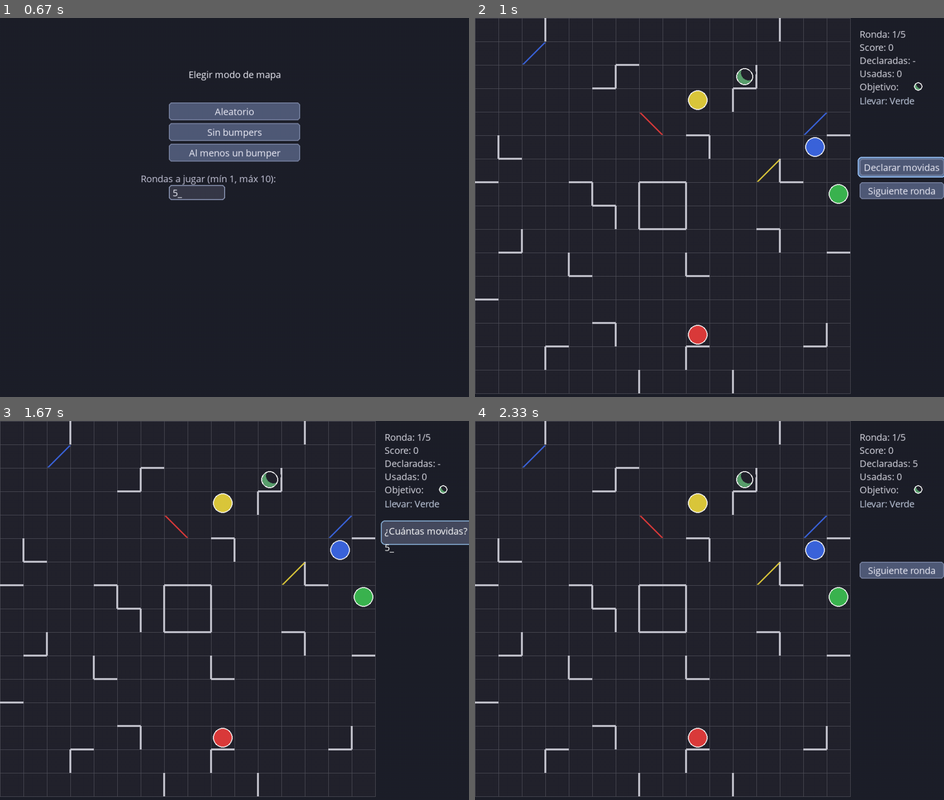
Above: before the commit, frames 1-4 (two rows, left to right).
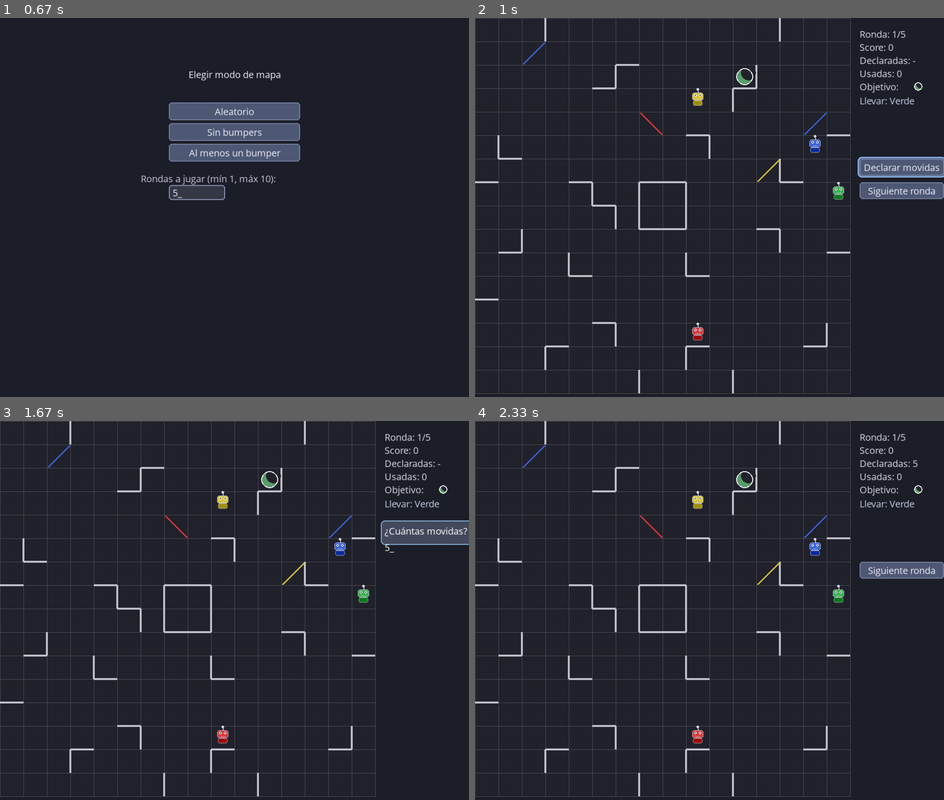
Above: after the commit, the same moments.

Repository: Pianowalker/ricochet-robots-cli
Game: pygame game, started from src/ricochet/gui/main.py
Same seed, same stepped clock (60 frames per second), same inputs: the game is played once before the commit and once after it.
Inputs (mouse positions are in pixels of both pictures, inside the frame that each line leads up to):
- Up to frame 1 (0.67 s): click "Jugar" at 0.38 s
- Up to frame 2 (1 s): click "Aleatorio" at 0.72 s
- Up to frame 3 (1.67 s): click "Declarar movidas" at 1.05 s; type "ann" at 1.33 s
- Up to frame 4 (2.33 s): tap Enter at 1.67 s; click (564, 701) at 1.93 s

Frame 1 is identical in both runs. In frame 2, 0.6% of the frame differs, in the area x 45-80%, y 18-87%; in frame 3, 0.6%; in frame 4, 0.6%.

Commit message:
fix/selection bug

Diff:
--- a/src/ricochet/gui/input_handler.py
+++ b/src/ricochet/gui/input_handler.py
@@ -102,19 +102,22 @@
                     if robot.position == (row, col):
                         robot_here = color
                         break
-                if self.pending_click_for_direction and self.selected_robot_color and self.selected_robot_color in robots:
-                    # Segundo click: celda indica dirección (Control 3)
+                if robot_here and robot_here != self.selected_robot_color:
+                    # Click sobre otro robot: cambiar selección
+                    self.selected_robot_color = robot_here
+                    self.pending_click_for_direction = True
+                elif self.pending_click_for_direction and self.selected_robot_color and self.selected_robot_color in robots:
+                    # Click en celda vacía con robot seleccionado: mover en esa dirección
                     from_cell = robots[self.selected_robot_color].position
                     direction = get_direction_from_cells(from_cell, (row, col))
                     if direction:
                         actions.append(("move", self.selected_robot_color, direction))
-                    self.pending_click_for_direction = False
-                    # Mantener robot seleccionado para poder hacer más movidas sin volver a clicar
+                    # Mantener pending para poder seguir moviendo sin re-seleccionar
                 elif robot_here:
-                    # Seleccionar robot (o cambiar a otro); se mantiene hasta elegir otro
+                    # Primer click sobre un robot sin selección previa
                     self.selected_robot_color = robot_here
                     self.pending_click_for_direction = True
-                # Clic en celda vacía: no deseleccionar (mantener selección hasta elegir otro robot)
+                # Clic en celda vacía sin selección: no hacer nada
 
         return actions
 
--- a/src/ricochet/gui/renderer.py
+++ b/src/ricochet/gui/renderer.py
@@ -182,6 +182,47 @@
     _draw_target_shape(surface, px, py, target.symbol, (255, 255, 255), radius + 2, width=2)
 
 
+def _draw_robot_shape(
+    surface: pygame.Surface,
+    px: float,
+    py: float,
+    fill: tuple[int, int, int],
+    selected: bool,
+) -> None:
+    """Dibuja un robot con forma humanoide simple usando primitivas de pygame."""
+    px, py = int(px), int(py)
+
+    # Versión oscura del color para el cuerpo
+    dark = tuple(max(0, ch - 55) for ch in fill)
+
+    # Antena
+    pygame.draw.line(surface, (190, 190, 205), (px, py - 17), (px, py - 23), 2)
+    pygame.draw.circle(surface, (220, 225, 240), (px, py - 23), 3)
+
+    # Cuerpo (rectángulo redondeado, color oscuro)
+    body_rect = pygame.Rect(px - 10, py + 1, 20, 11)
+    pygame.draw.rect(surface, dark, body_rect, border_radius=3)
+    pygame.draw.rect(surface, (170, 175, 190), body_rect, 1, border_radius=3)
+
+    # Cabeza (rectángulo redondeado, color principal)
+    head_rect = pygame.Rect(px - 12, py - 16, 24, 17)
+    pygame.draw.rect(surface, fill, head_rect, border_radius=5)
+
+    # Borde de cabeza: blanco grueso si seleccionado, gris fino si no
+    border_color = (255, 255, 255) if selected else (190, 195, 210)
+    border_w = 3 if selected else 1
+    pygame.draw.rect(surface, border_color, head_rect, border_w, border_radius=5)
+
+    # Ojos (blancos con pupila oscura)
+    for ex in (px - 5, px + 5):
+        ey = py - 10
+        pygame.draw.circle(surface, (235, 240, 255), (ex, ey), 3)
+        pygame.draw.circle(surface, (15, 15, 25), (ex, ey), 1)
+
+    # Boca (línea fina)
+    pygame.draw.line(surface, (190, 195, 210), (px - 5, py - 3), (px + 5, py - 3), 1)
+
+
 def draw_robots(
     surface: pygame.Surface,
     robots: dict,
@@ -192,7 +233,7 @@
     selected_color: str | None = None,
 ) -> None:
     """
-    Dibuja los robots como círculos.
+    Dibuja los robots con forma de robot simple.
     robot_override: opcional {color: (row, col)} para posición en celdas.
     robot_pixel_override: opcional {color: (px, py)} posición en píxeles (para animación).
     selected_color: si se proporciona, ese robot recibe un borde más grueso.
@@ -212,10 +253,7 @@
             px = offset_x + x
             py = offset_y + y
         fill = COLOR_ROBOT.get(color, (150, 150, 150))
-        radius = CELL_SIZE // 2 - 4
-        pygame.draw.circle(surface, fill, (int(px), int(py)), radius)
-        border_width = 4 if color == selected_color else 2
-        pygame.draw.circle(surface, (255, 255, 255), (int(px), int(py)), radius, border_width)
+        _draw_robot_shape(surface, px, py, fill, selected=(color == selected_color))
 
 
 def draw_bumpers(
